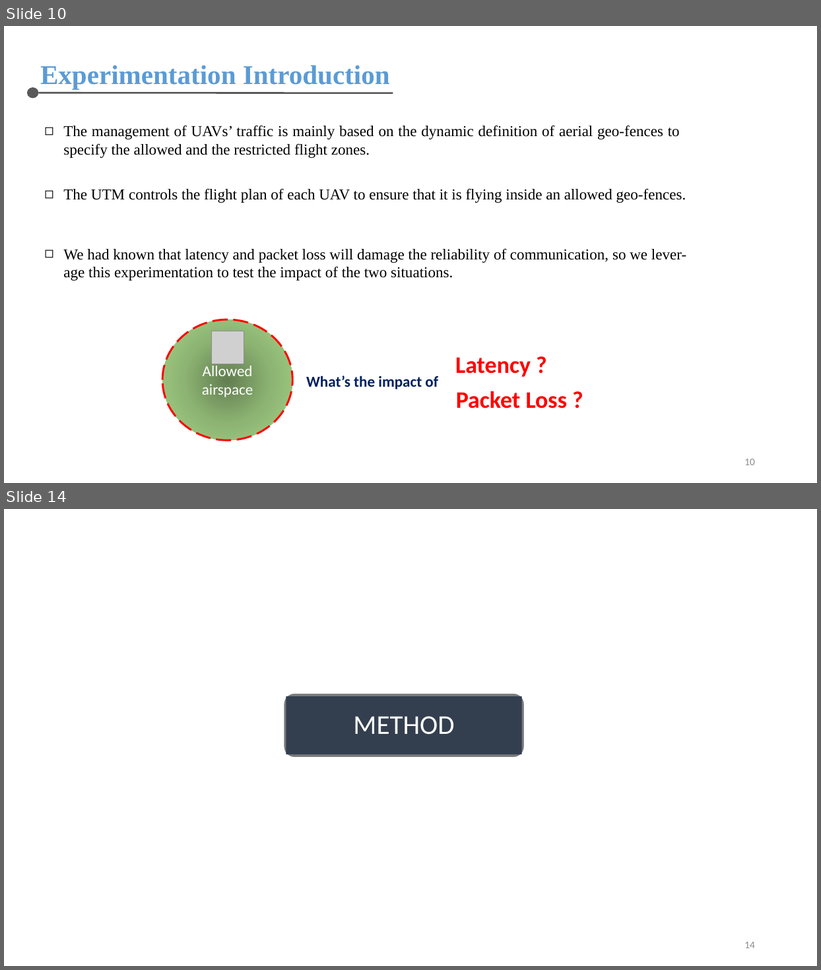
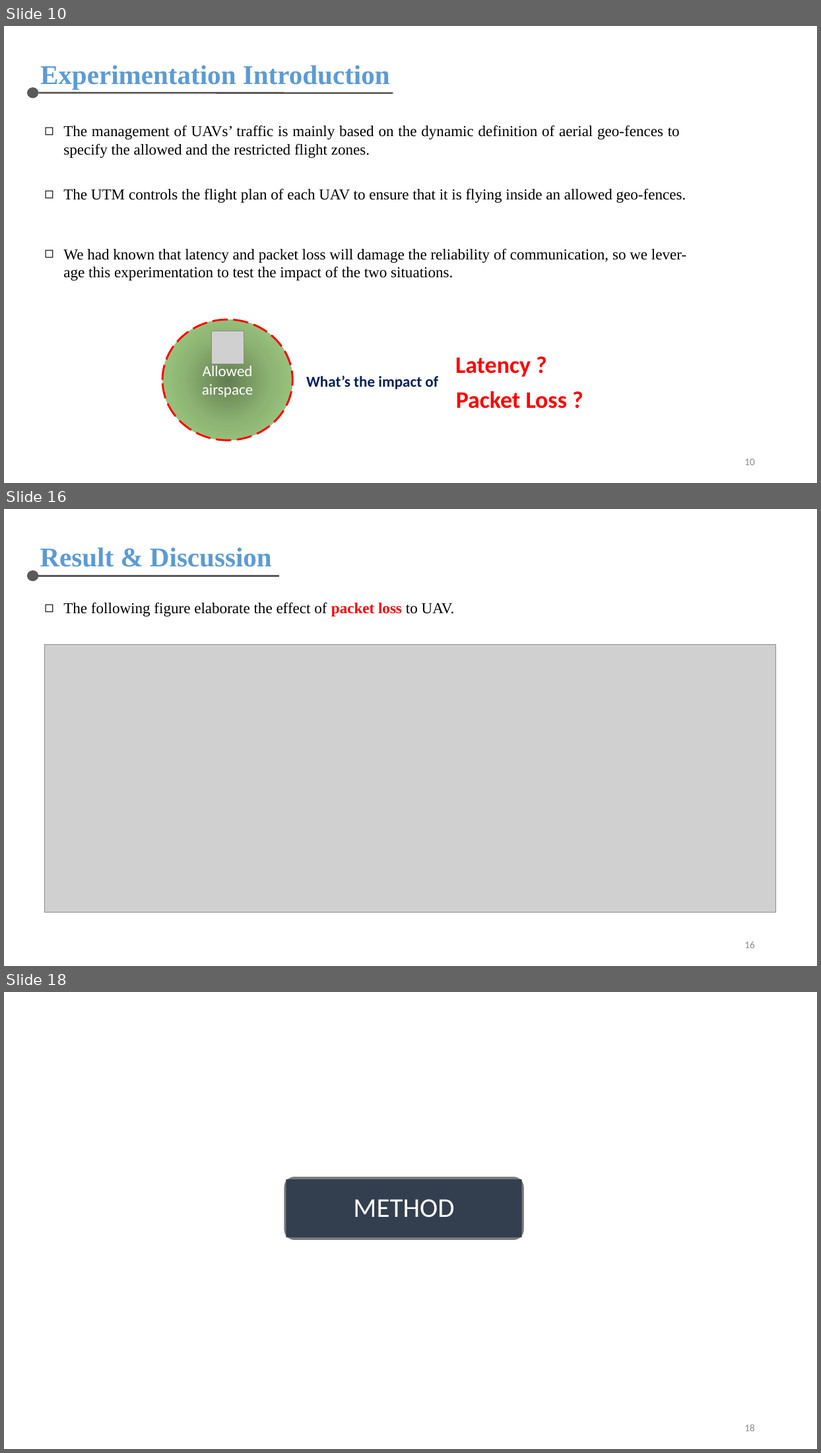
Before and after one commit to chris-nthu/communication, a slide deck: wireless_network/PaperReading/Report.pptx. Shown one above the other, each under a label of ours: slides 10 and 14 before the commit, slides 10, 16 and 18 after it; the slides between them are not shown. The pictures are 821x970 and 821x1453 pixels, drawn with LibreOffice and Linux fonts; fonts in the diff are those of the drawing; grey boxes stand for pictures. Boxes give left, top, right and bottom in pixels: in the first picture for what was removed or moved away, otherwise in the second. Text is boxed around its words. In the diff, an @@ line names an element or a change of style, - is before the commit and + after.

```diff
--- a/wireless_network/PaperReading/Report.pptx
+++ b/wireless_network/PaperReading/Report.pptx
@@ slide 16 added at (4, 509, 817, 966), background #FFFFFF @@
@@ text added at (40, 547, 272, 567), 32 pt, text #5B9BD5, bold @@
+Result & Discussion
@@ ellipse added at (27, 570, 39, 582), fill #595959 @@
@@ line added from (39, 576) to (280, 576), #595959 2 pt @@
@@ text added at (63, 602, 455, 617), 18 pt, text #000000 @@
+◻ The following figure elaborate the effect of packet loss to UAV.
@@ picture added at (44, 645, 776, 913) @@
@@ picture added at (396, 650, 442, 676) @@
@@ picture added at (645, 650, 677, 674) @@
@@ page number added at (745, 941, 755, 949), 12 pt, text #8C8C8C @@
+16
@@ what was slide 14 is now slide 18 @@
@@ page number at (745, 1424, 755, 1432): text changed @@
-14
+18
```
Also in this commit, not shown: 4 slides changed, 5 other slides added.
